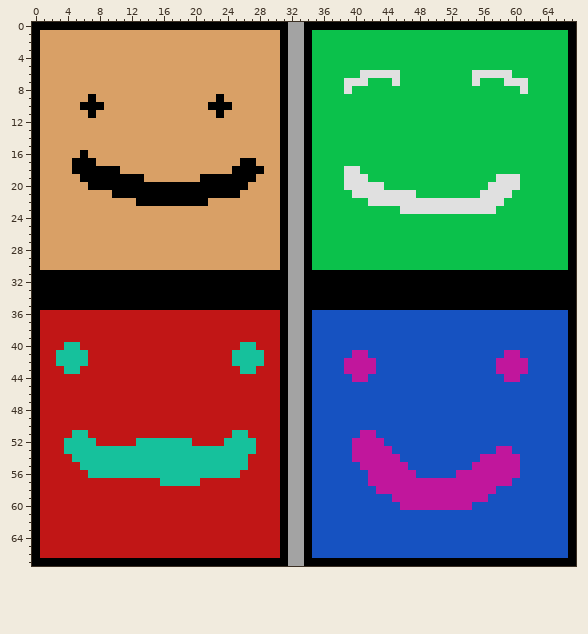
Two states of a sprite sheet, assets/tiles/sprite-sheet.png. Above, as it was before the edit.
The file is 68x68 pixels.
And afterwards:
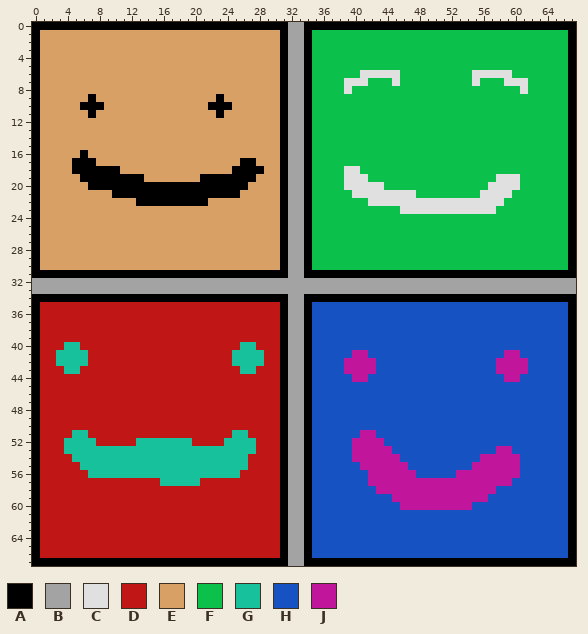
Palette (. is transparent): A #000000  B #a3a3a3  C #e0e0e0  D #c11616  E #d9a066  F #0bc14b  G #16c19c  H #1652c1  J #c1169c
Changes in this commit:
@@ x 0..67 @@
 31 AAAAAAAAAAAAAAAAAAAAAAAAAAAAAAAABBAAAAAAAAAAAAAAAAAAAAAAAAAAAAAAAAAA
-32 AAAAAAAAAAAAAAAAAAAAAAAAAAAAAAAABBAAAAAAAAAAAAAAAAAAAAAAAAAAAAAAAAAA
-33 AAAAAAAAAAAAAAAAAAAAAAAAAAAAAAAABBAAAAAAAAAAAAAAAAAAAAAAAAAAAAAAAAAA
+32 BBBBBBBBBBBBBBBBBBBBBBBBBBBBBBBBBBBBBBBBBBBBBBBBBBBBBBBBBBBBBBBBBBBB
+33 BBBBBBBBBBBBBBBBBBBBBBBBBBBBBBBBBBBBBBBBBBBBBBBBBBBBBBBBBBBBBBBBBBBB
 34 AAAAAAAAAAAAAAAAAAAAAAAAAAAAAAAABBAAAAAAAAAAAAAAAAAAAAAAAAAAAAAAAAAA
-35 AAAAAAAAAAAAAAAAAAAAAAAAAAAAAAAABBAAAAAAAAAAAAAAAAAAAAAAAAAAAAAAAAAA
+35 ADDDDDDDDDDDDDDDDDDDDDDDDDDDDDDABBAHHHHHHHHHHHHHHHHHHHHHHHHHHHHHHHHA
 36 ADDDDDDDDDDDDDDDDDDDDDDDDDDDDDDABBAHHHHHHHHHHHHHHHHHHHHHHHHHHHHHHHHA
Changed places in both pictures, as pixel boxes (x1, y1, x2, y2):
changed: (32, 278, 576, 310)
